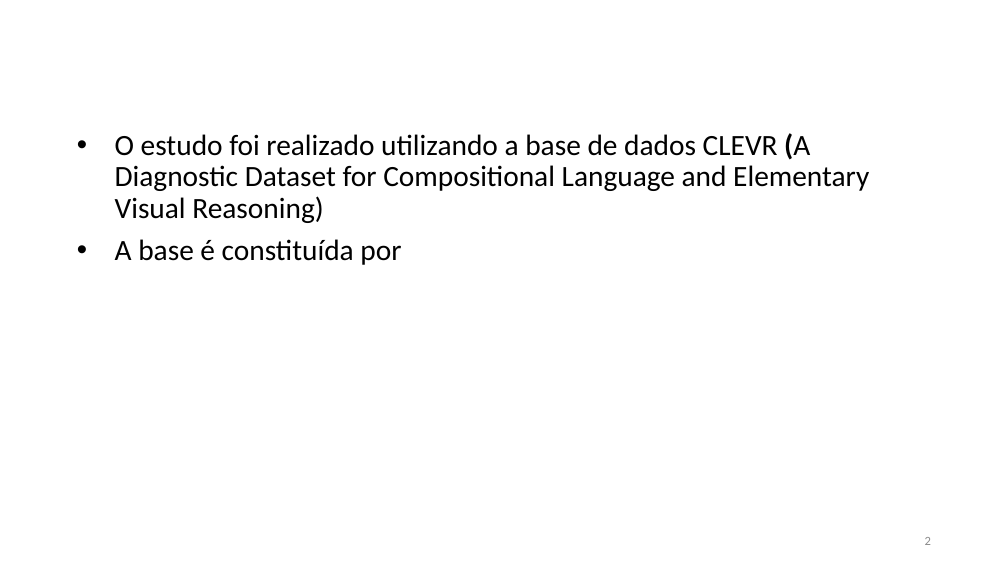
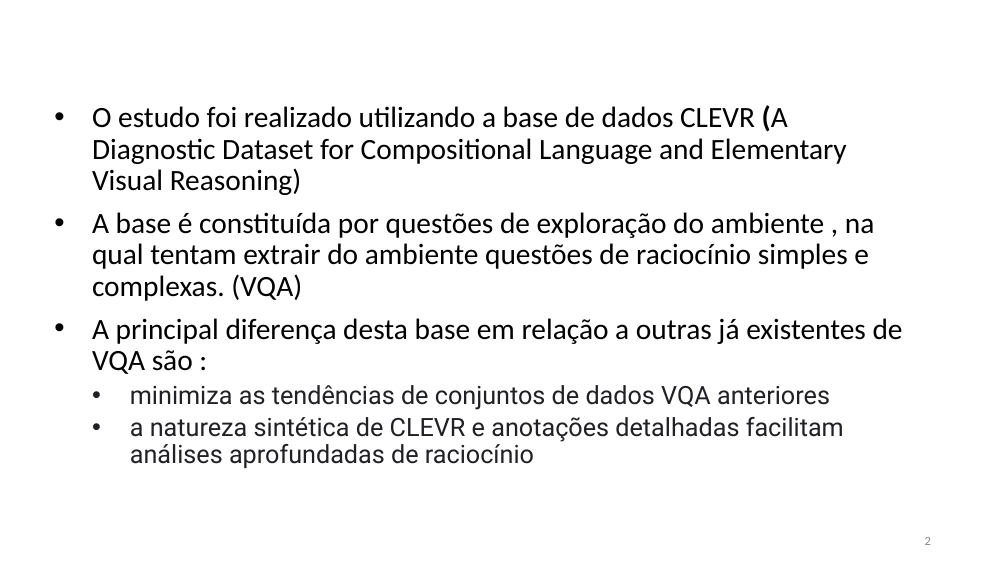
Before and after one commit to MarceloSabris/Clver1, a slide deck: slide 2 of apresentacao/apresentacao.pptx. Drawn at 1008x567 pixels with LibreOffice and Linux fonts; fonts in the diff are those of the drawing; background and template pictures are left out. Boxes give left, top, right and bottom in pixels: in the first picture for what was removed or moved away, otherwise in the second. Text is boxed around its words. In the diff, an @@ line names an element or a change of style, - is before the commit and + after.

```diff
--- a/apresentacao/apresentacao.pptx
+++ b/apresentacao/apresentacao.pptx
@@ text "O estudo foi realizado utilizando ...": place and size @@
-text "O estudo foi realizado utilizando ..." at (115,133,869,265)
+text "O estudo foi realizado utilizando ..." at (92,105,903,468)
@@ text at (92,212,903,468): text changed @@
-• A base é constituída por
+• A base é constituída por questões de exploração do ambiente , na qual tentam extrair do ambiente questões de raciocínio simples e complexas. (VQA)
+• A principal diferença desta base em relação a outras já existentes de VQA são :
+  • minimiza as tendências de conjuntos de dados VQA anteriores
+  • a natureza sintética de CLEVR e anotações detalhadas facilitam análises aprofundadas de raciocínio
```
Also in this commit, not shown: 1 other slide changed, 17 slides added, 1 slide removed, 10 other files.
